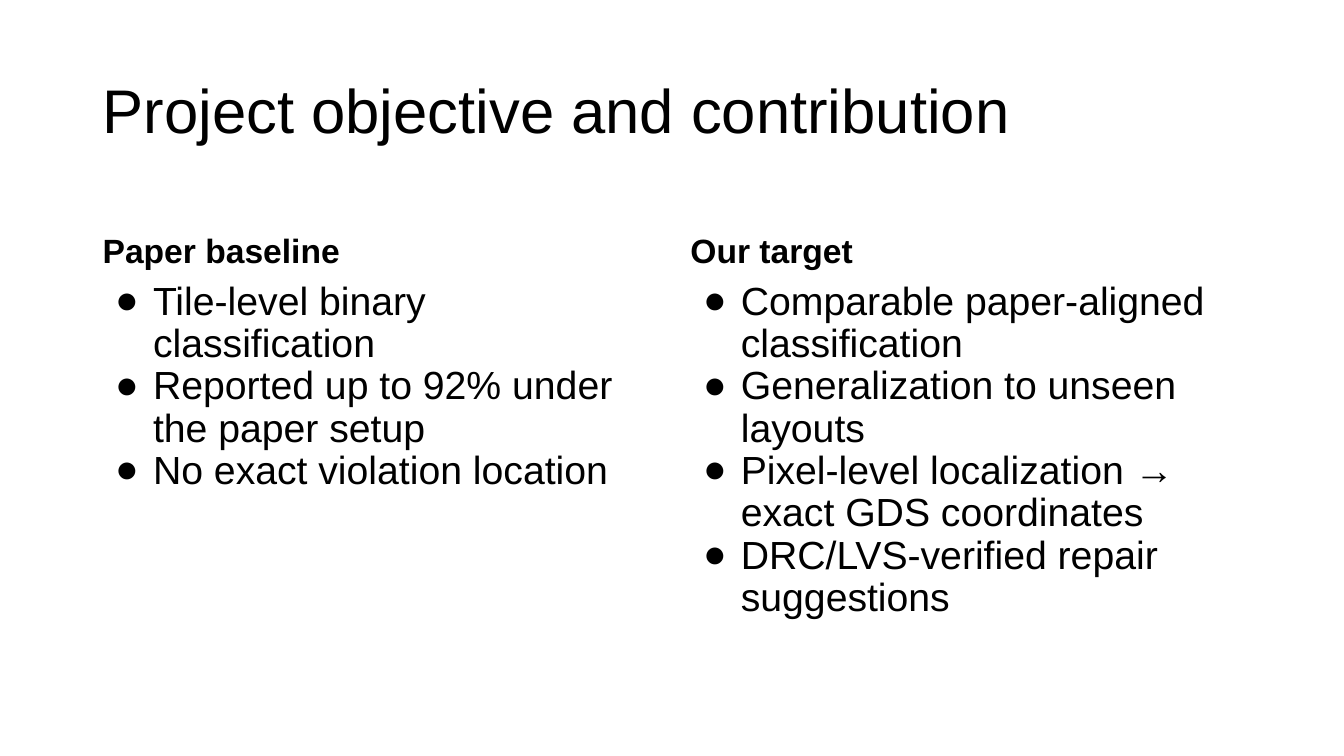
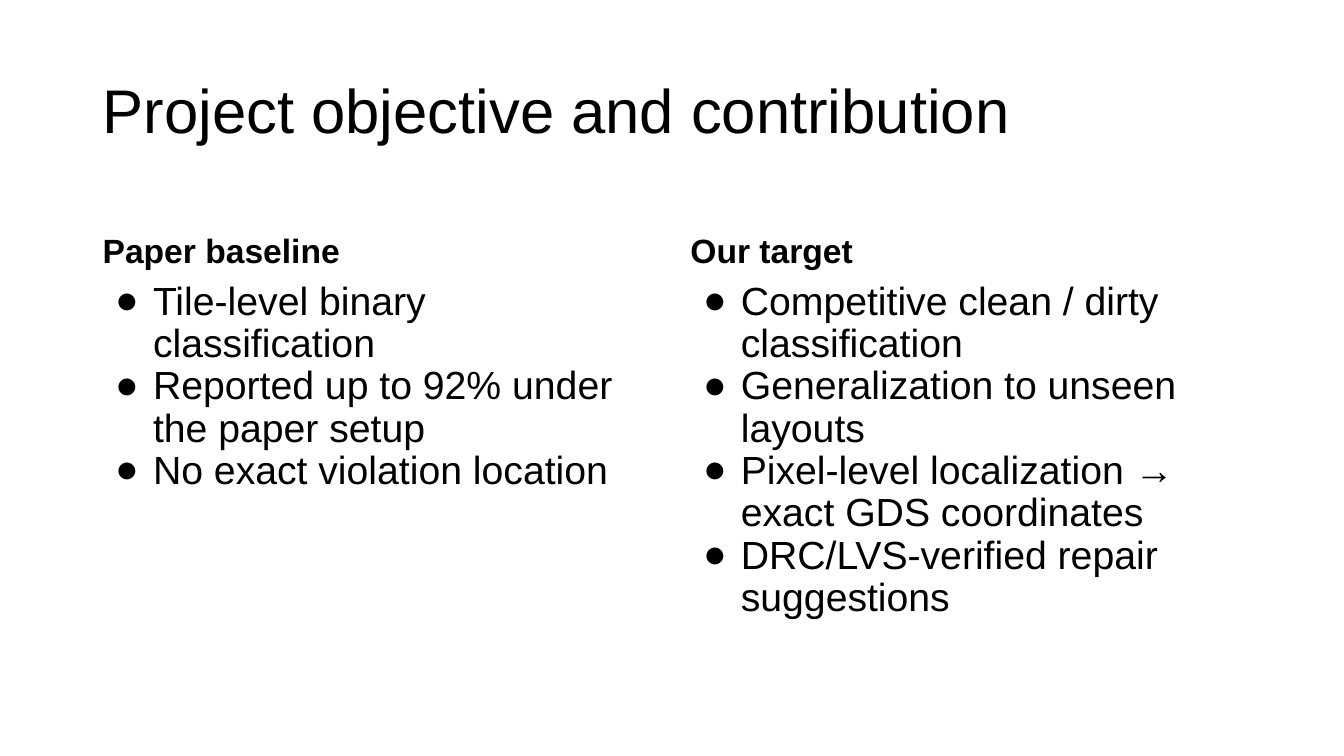
Before and after one commit to nocleo/ADVLSI2_Project_updated, a slide deck: slide 10 of presentation/ADVLSI2_DRC_CNN_Project_Progress.pptx. Drawn at 1344x756 pixels with LibreOffice and Linux fonts; fonts in the diff are those of the drawing. Boxes give left, top, right and bottom in pixels: in the first picture for what was removed or moved away, otherwise in the second. Text is boxed around its words. In the diff, an @@ line names an element or a change of style, - is before the commit and + after.

```diff
--- a/presentation/ADVLSI2_DRC_CNN_Project_Progress.pptx
+++ b/presentation/ADVLSI2_DRC_CNN_Project_Progress.pptx
@@ text at (741, 286, 1159, 358): text changed @@
-● Comparable paper-aligned classification
+● Competitive clean / dirty classification
```
Also in this commit, not shown: 8 other slides changed, 2 slides added, 11 other files.
